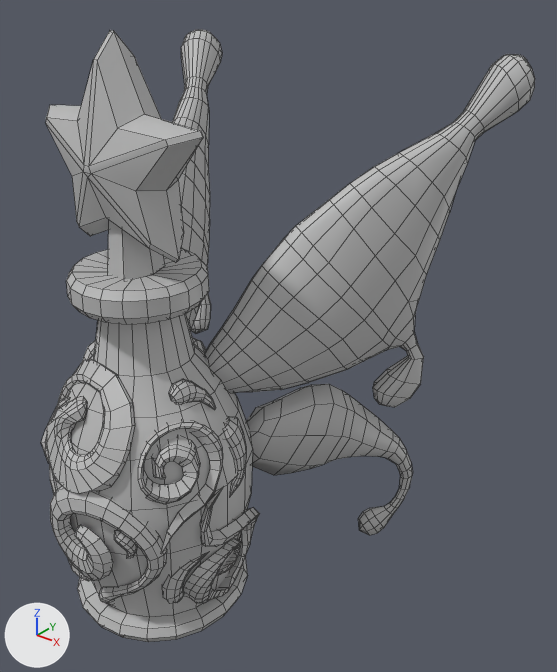
The FBX model BartenderTales/Assets/Mesh/Potions/Potion_001_PixieDust.fbx as it was, and as the next commit left it.
Camera for both pictures: a 50 mm camera at (0.323, -0.272, 0.242) aimed at (0.038, 0.084, 0.021). The axes (+X, +Y, +Z) are drawn at lower left. The lights are the same throughout. Mesh edges are drawn as thin lines. Where no turn or scale is listed for an object, it has been applied to the vertices.

Names of what the first picture shows: 'Potion_002_PixieDust'.
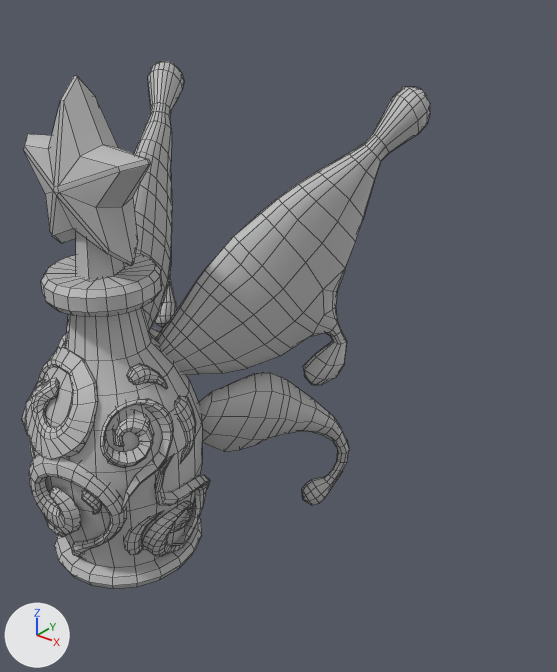
Pixel boxes (x1, y1, x2, y2) of what changed, in the pictures (557 x 672 px; the box of a moved part takes in the faces that stretch with it):
'Potion_002_PixieDust', reshaped, moved (17% narrower, 14% shorter): before (41, 29, 535, 642); after (22, 61, 430, 589)
part 1 of me_mesh, moved or reshaped: before (172, 29, 222, 334); after (133, 61, 184, 330)
part 2 of me_mesh, moved or reshaped: before (246, 384, 413, 535); after (199, 372, 349, 505)
part 3 of me_mesh, moved or reshaped: before (204, 54, 535, 407); after (156, 87, 430, 385)
part 4 of me_mesh, moved or reshaped: before (169, 379, 216, 410); after (127, 363, 167, 389)
part 5 of me_mesh, moved or reshaped: before (45, 30, 204, 263); after (23, 76, 150, 266)
part 6 of me_mesh, moved or reshaped: before (224, 417, 246, 497); after (175, 396, 196, 463)
part 7 of me_mesh, moved or reshaped: before (114, 530, 137, 559); after (81, 490, 101, 515)
part 8 of me_mesh, moved or reshaped: before (82, 340, 96, 362); after (58, 333, 67, 348)
part 9 of me_mesh, moved or reshaped: before (45, 406, 60, 464); after (25, 387, 37, 435)
part 10 of me_mesh, moved or reshaped: before (68, 559, 91, 581); after (45, 518, 65, 537)
part 11 of me_mesh, moved or reshaped: before (41, 397, 71, 453); after (22, 379, 46, 426)
part 12 of me_mesh, moved or reshaped: before (51, 249, 253, 642); after (31, 253, 202, 589)
part 13 of me_mesh, moved or reshaped: before (50, 486, 167, 605); after (29, 454, 127, 558)
part 14 of me_mesh, moved or reshaped: before (162, 551, 210, 604); after (124, 511, 163, 555)
part 15 of me_mesh, added: after (26, 347, 98, 459)
part 16 of me_mesh, deleted: before (108, 221, 165, 279)
part 17 of me_mesh, moved or reshaped: before (47, 359, 260, 604); after (76, 231, 210, 556)
part 18 of me_mesh, moved or reshaped: before (192, 337, 206, 353); after (150, 327, 160, 338)

Edits to the bpy script that builds the scene:
```text
Change me_mesh:
    remove me_mesh.from_pydata(...)  # 2917 vertices, 3032 faces; spans x -0.155..0.129, y -0.14..0.137, z -0.18..0.181
    add me_mesh.from_pydata(...)  # 2915 vertices, 3021 faces; spans x -0.112..0.112, y -0.11..0.11, z -0.144..0.144
    me_mesh part 1: the loose piece of 348 vertices spanning x -0.155..-0.029, y -0.043..0.136, z -0.063..0.164 is scaled about its middle by 0.8, then moved by (0.031, -0.008, -0.011)
    me_mesh part 2: the loose piece of 162 vertices spanning x 0.014..0.09, y -0.023..0.093, z -0.18..-0.041 is multiplied about its middle by the matrix ((-0.344, 0.722, 0.001), (0.722, 0.344, -0.01), (0.009, 0.003, 0.8)), then moved by (0.004, -0.008, 0.022)
    me_mesh part 3: the loose piece of 348 vertices spanning x 0.005..0.129, y -0.045..0.137, z -0.064..0.162 is multiplied about its middle by the matrix ((-0.344, 0.722, 0.001), (0.722, 0.344, -0.01), (0.009, 0.003, 0.8)), then moved by (-0.007, -0.007, -0.01)
    me_mesh part 4: the loose piece of 65 vertices spanning x 0.02..0.038, y -0.083..-0.061, z -0.022..-0.003 is scaled about its middle by 0.8, then moved by (0.007, 0.016, 0.002)
    me_mesh part 5: the loose piece of 55 vertices spanning x -0.074..0.046, y -0.096..-0.047, z 0.067..0.181 is scaled about its middle by 0.8, then moved by (0.015, 0.016, -0.026)
    me_mesh part 6: the loose piece of 51 vertices spanning x 0.035..0.051, y -0.068..-0.041, z -0.076..-0.034 is scaled about its middle by 0.8, then moved by (0.004, 0.013, 0.01)
    me_mesh part 7: the loose piece of 44 vertices spanning x 0.013..0.026, y -0.128..-0.118, z -0.103..-0.082 is scaled about its middle by 0.8, then moved by (0.009, 0.026, 0.018)
    me_mesh part 8: the loose piece of 37 vertices spanning x -0.073..-0.046, y -0.084..-0.063, z -0.044..-0.003 is scaled about its middle by 0.8, then moved by (0.025, 0.016, 0.004)
    me_mesh part 9: the loose piece of 44 vertices spanning x -0.049..-0.036, y -0.128..-0.113, z -0.06..-0.024 is scaled about its middle by 0.8, then moved by (0.021, 0.026, 0.008)
    me_mesh part 10: the loose piece of 54 vertices spanning x -0.05..-0.017, y -0.127..-0.116, z -0.144..-0.09 is scaled about its middle by 0.8, then moved by (0.019, 0.026, 0.023)
    me_mesh part 11: the loose piece of 44 vertices spanning x -0.064..-0.036, y -0.119..-0.103, z -0.068..-0.02 is scaled about its middle by 0.8, then moved by (0.023, 0.024, 0.008)
    me_mesh part 12: the loose piece of 282 vertices spanning x -0.077..0.05, y -0.132..-0.004, z -0.177..0.056 is scaled about its middle by 0.8, then moved by (0.015, 0.015, 0.011)
    me_mesh part 13: the loose piece of 236 vertices spanning x -0.043..0.037, y -0.14..-0.099, z -0.172..-0.057 is scaled about its middle by 0.8, then moved by (0.013, 0.026, 0.022)
    me_mesh part 14: the loose piece of 58 vertices spanning x 0.026..0.045, y -0.106..-0.079, z -0.146..-0.112 is scaled about its middle by 0.8, then moved by (0.006, 0.02, 0.025)
    me_mesh part 15: a new loose piece of 197 vertices spanning x -0.048..0.028, y -0.107..-0.067, z -0.112..0.003, in mat_txt_potion_002_pixiedust (grey #bcbcbc)
    me_mesh part 16: the loose piece of 14 vertices spanning x -0.028..0.0, y -0.083..-0.053, z 0.051..0.095 is deleted
    me_mesh part 17: 612 vertices removed from x -0.076..0.055, y -0.136..-0.026, z -0.164..0.004; 427 vertices added at x -0.01..0.057, y -0.092..-0.019, z -0.132..0.075
    me_mesh part 18: 161 vertices removed from x -0.125..-0.046, y -0.024..0.089, z -0.179..-0.041; 161 vertices added at x -0.087..-0.024, y -0.018..0.073, z -0.144..-0.033
Change ob_potion_002_pixiedust:
    ob_potion_002_pixiedust.location: (0.0158, 0.068, 0.0302) -> (0.0, 0.0275, 0.0481)
```
